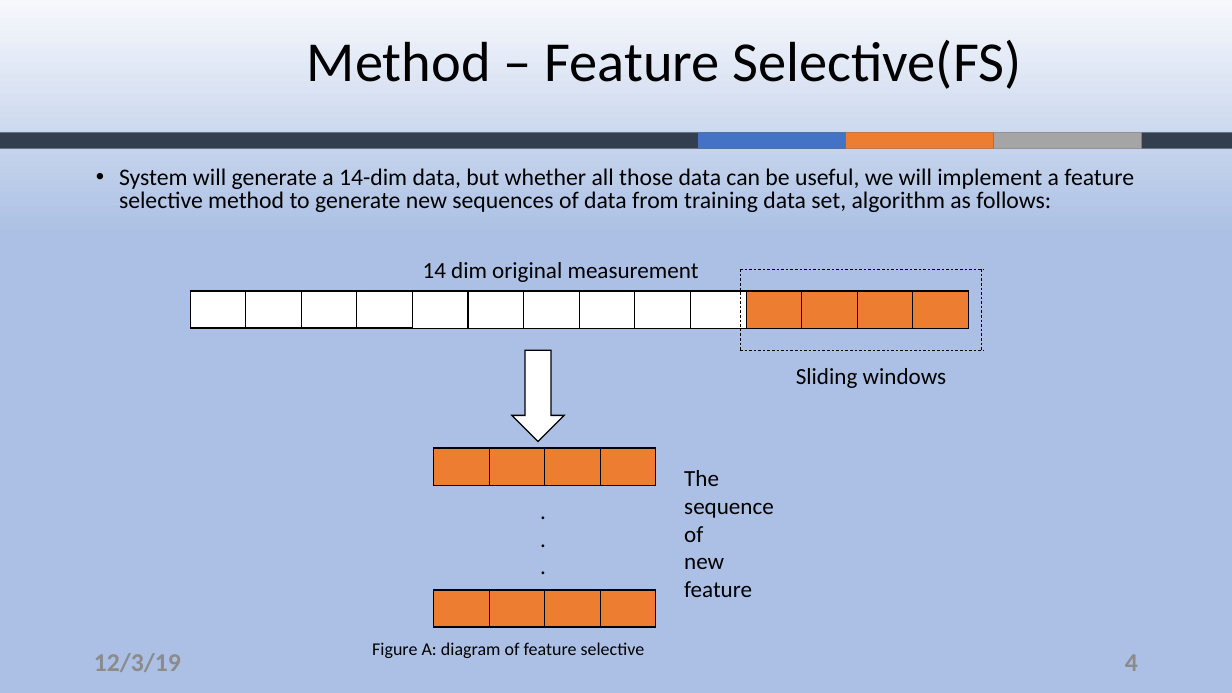
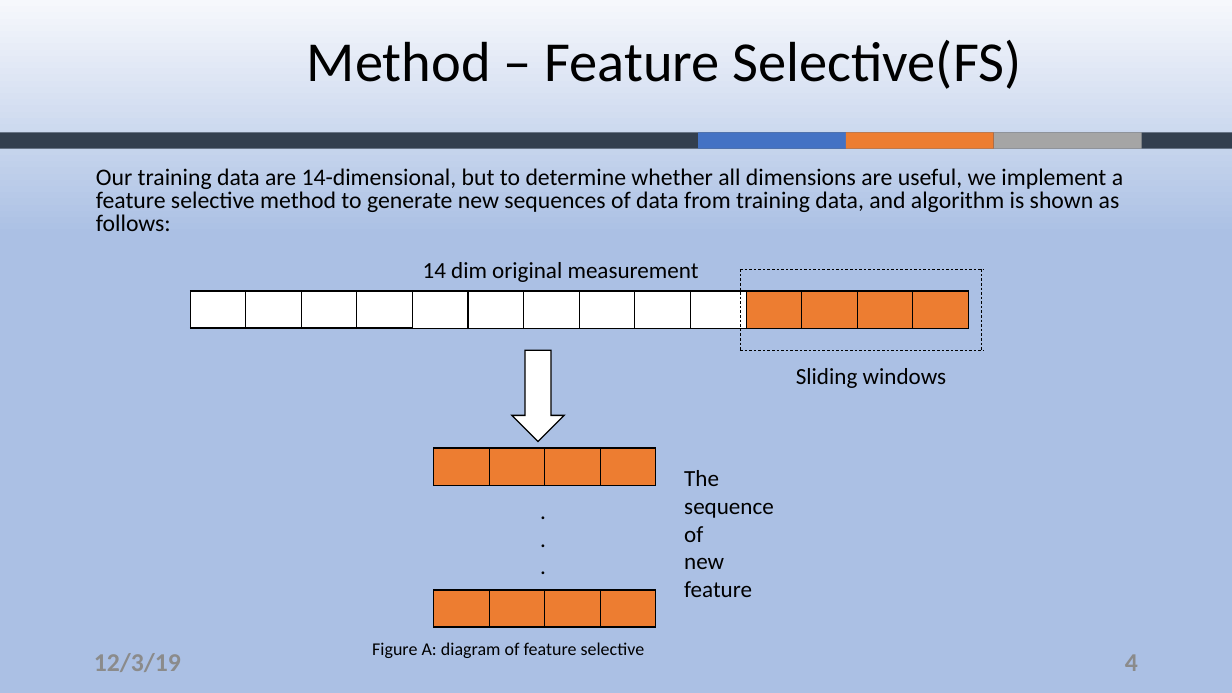
Before and after one commit to ZouYao0720/final-project-, a slide deck: slide 4 of final-presentation.pptx. Drawn at 1232x693 pixels with LibreOffice and Linux fonts; fonts in the diff are those of the drawing; background and template pictures are left out. Boxes give left, top, right and bottom in pixels: in the first picture for what was removed or moved away, otherwise in the second. Text is boxed around its words. In the diff, an @@ line names an element or a change of style, - is before the commit and + after.

```diff
--- a/final-presentation.pptx
+++ b/final-presentation.pptx
@@ text at <box>96,168,1123,231</box>: text changed @@
-• System will generate a 14-dim data, but whether all those data can be useful, we will implement a feature selective method to generate new sequences of data from training data set, algorithm as follows:
+Our training data are 14-dimensional, but to determine whether all dimensions are useful, we implement a feature selective method to generate new sequences of data from training data, and algorithm is shown as follows:
```
Also in this commit, not shown: 4 other slides changed.
